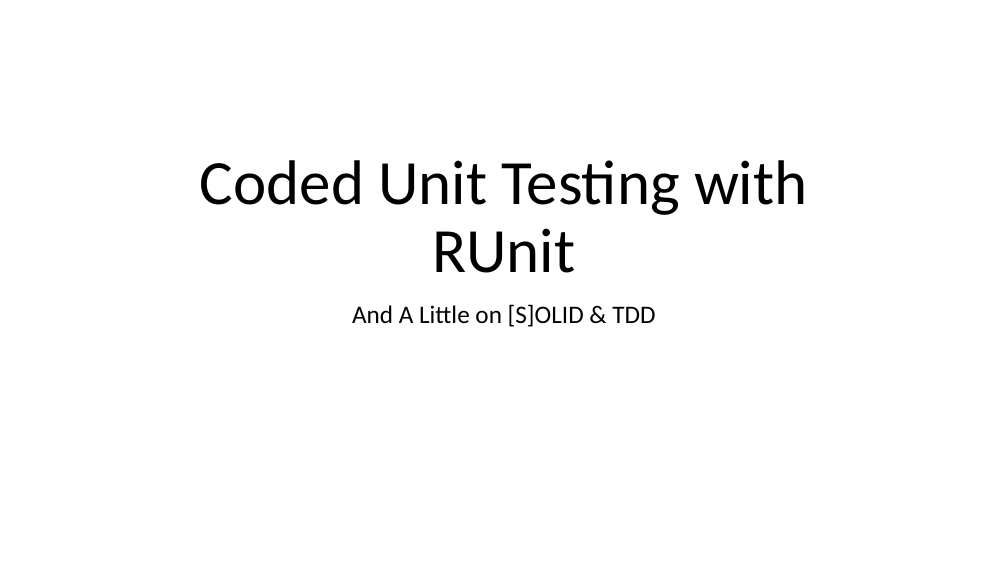
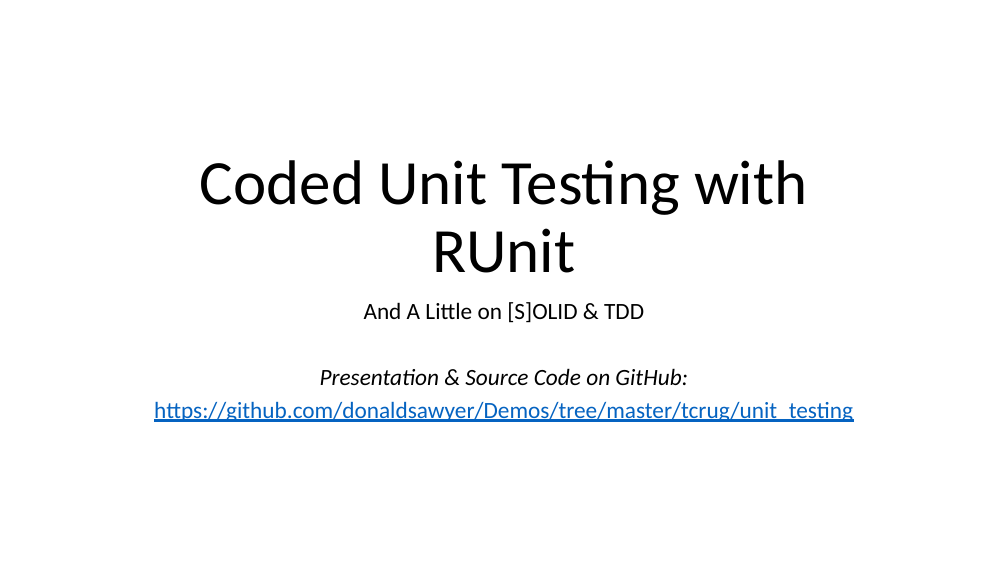
Before and after one commit to donaldsawyer/Demos, a slide deck: slide 1 of tcrug/unit_testing/tcrug_runit_2016_01_21.pptx. Drawn at 1008x567 pixels with LibreOffice and Linux fonts; fonts in the diff are those of the drawing. Boxes give left, top, right and bottom in pixels: in the first picture for what was removed or moved away, otherwise in the second. Text is boxed around its words. In the diff, an @@ line names an element or a change of style, - is before the commit and + after.

```diff
--- a/tcrug/unit_testing/tcrug_runit_2016_01_21.pptx
+++ b/tcrug/unit_testing/tcrug_runit_2016_01_21.pptx
@@ subtitle at box(364, 302, 644, 323): size 24 to 22.2 pt in "And A Little on [S]OLID & TDD"; line spacing 0.9 to 0.8 @@
@@ subtitle at box(154, 368, 853, 422): paragraphs added @@
+Presentation & Source Code on GitHub:
+https://github.com/donaldsawyer/Demos/tree/master/tcrug/unit_testing
```
Also in this commit, not shown: 4 other slides changed, 3 slides added, 6 other files.
